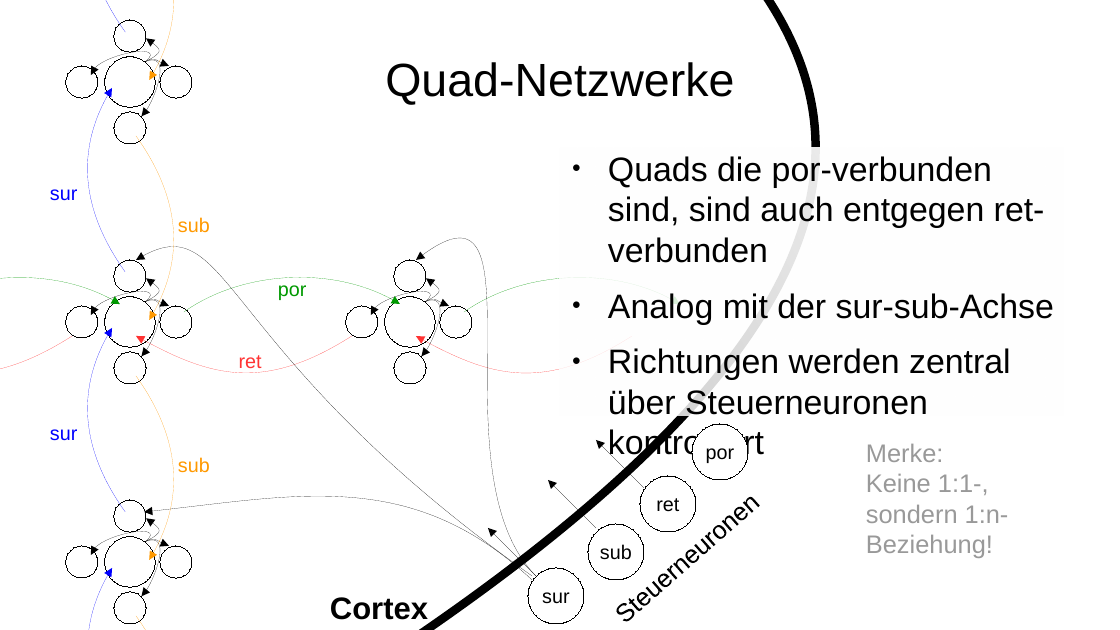
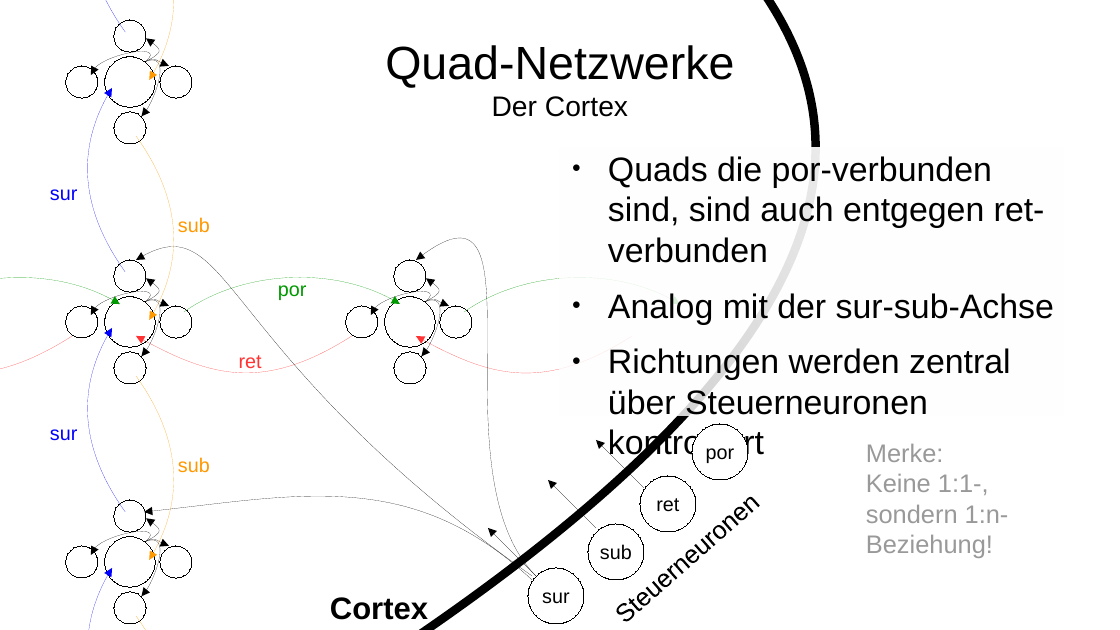
Before and after one commit to Lotes/psi-theorie, a slide deck: slide 19 of presentation.odp. Drawn at 1120x630 pixels with LibreOffice and Linux fonts; fonts in the diff are those of the drawing. Boxes give left, top, right and bottom in pixels: in the first picture for what was removed or moved away, otherwise in the second. Text is boxed around its words. In the diff, an @@ line names an element or a change of style, - is before the commit and + after.

```diff
--- a/presentation.odp
+++ b/presentation.odp
@@ title at (x1=385, y1=45, x2=734, y2=117): text changed @@
-Quad-Netzwerke
+Quad-Netzwerke
+Der Cortex
```
Also in this commit, not shown: 5 other slides changed, 6 slides added, 1 slide removed, 1 other file.
